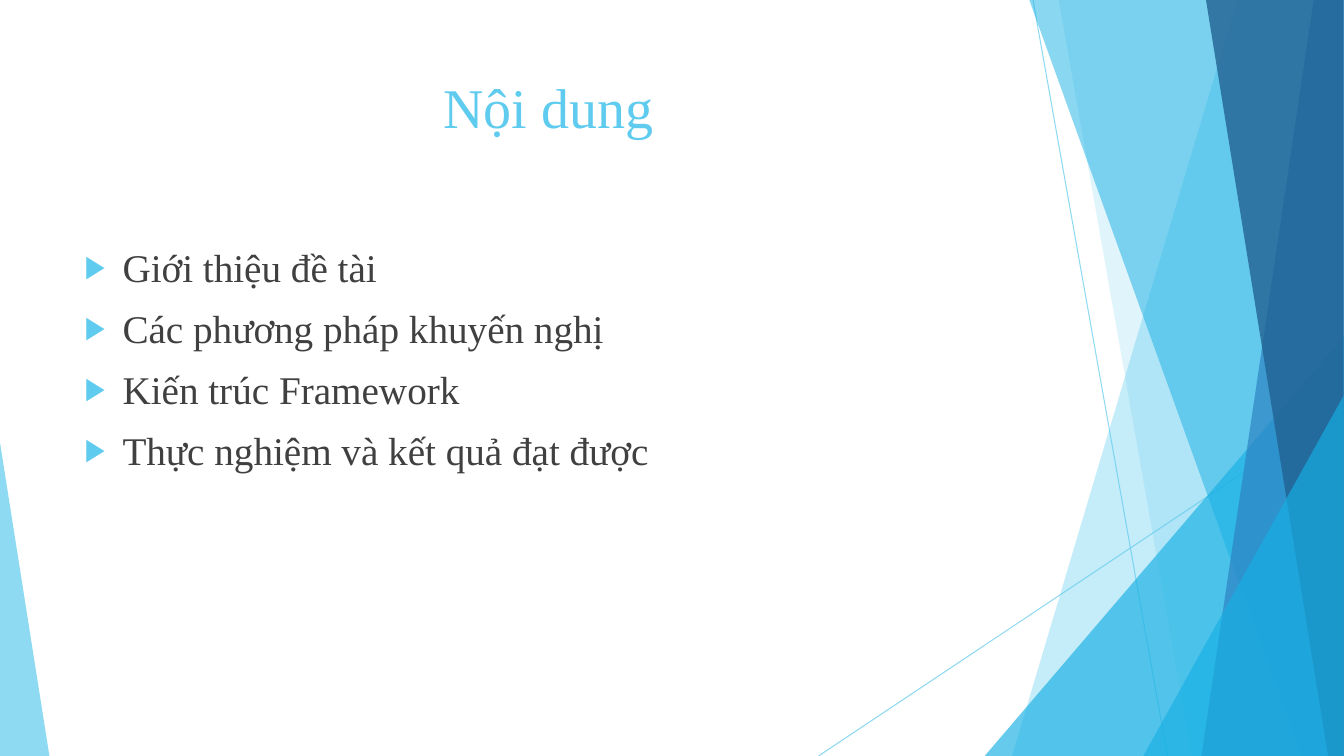
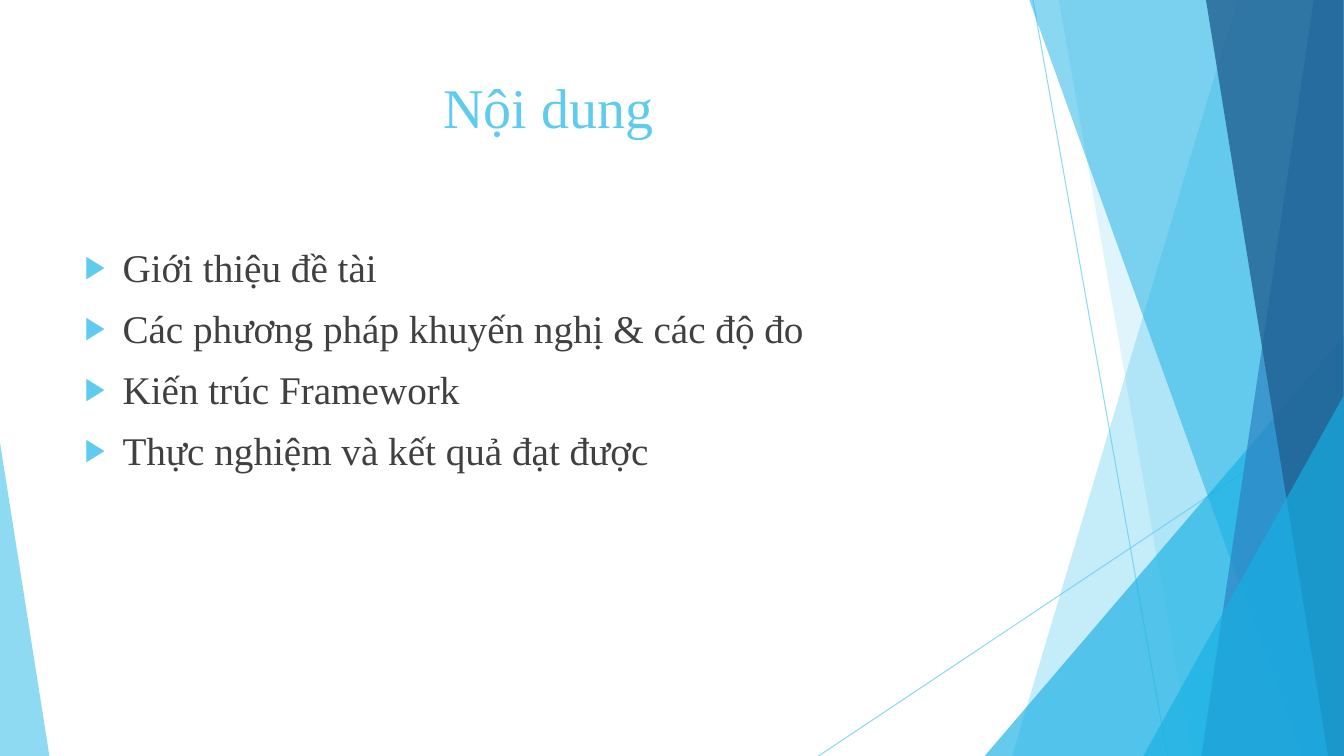
Before and after one commit to tuyennta/JobRecSys, a slide deck: slide 2 of Documents/Báo cáo/Bao cao KLTN.pptx. Drawn at 1344x756 pixels with LibreOffice and Linux fonts; fonts in the diff are those of the drawing. Boxes give left, top, right and bottom in pixels: in the first picture for what was removed or moved away, otherwise in the second. Text is boxed around its words. In the diff, an @@ line names an element or a change of style, - is before the commit and + after.

```diff
--- a/Documents/Báo cáo/Bao cao KLTN.pptx
+++ b/Documents/Báo cáo/Bao cao KLTN.pptx
@@ text at (123, 314, 803, 351): text changed @@
-▶ Các phương pháp khuyến nghị
+▶ Các phương pháp khuyến nghị & các độ đo
```
Also in this commit, not shown: 1 other slide changed, 1 other file.
